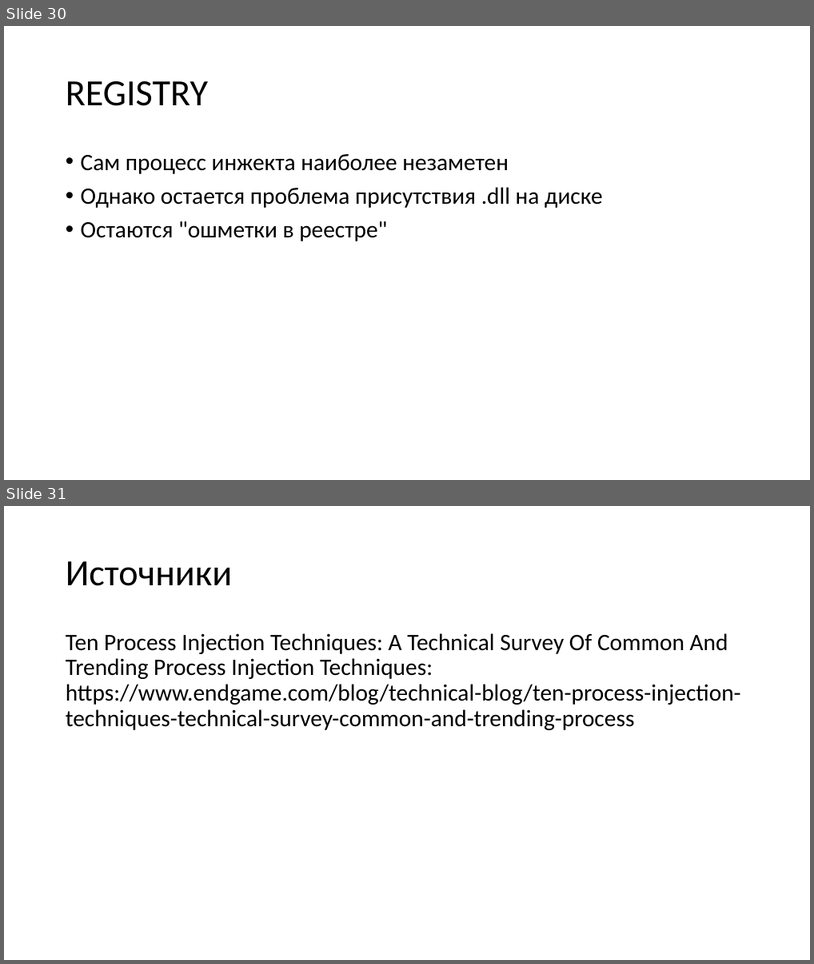
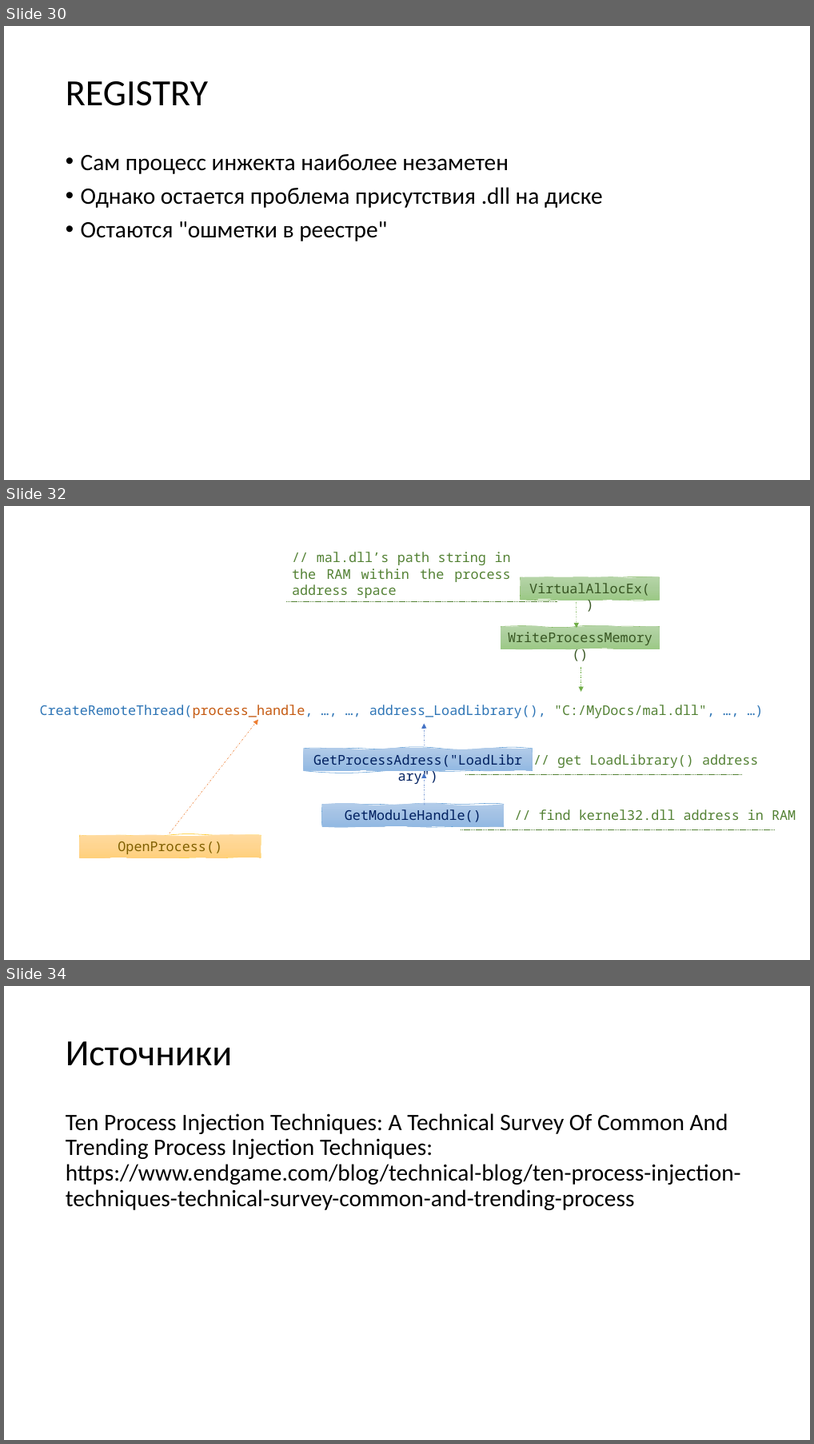
Before and after one commit to ShH01m3s/ShH01m3s.github.io, a slide deck: files/presentations/Injects_p1.pptx. Shown one above the other, each under a label of ours: slides 30 and 31 before the commit, slides 30, 32 and 34 after it; the slides between them are not shown. The pictures are 814x964 and 814x1444 pixels, drawn with LibreOffice and Linux fonts; fonts in the diff are those of the drawing. Boxes give left, top, right and bottom in pixels: in the first picture for what was removed or moved away, otherwise in the second. Text is boxed around its words. In the diff, an @@ line names an element or a change of style, - is before the commit and + after.

```diff
--- a/files/presentations/Injects_p1.pptx
+++ b/files/presentations/Injects_p1.pptx
@@ slide 32 added at [4, 506, 810, 960], background #FFFFFF @@
@@ text added at [292, 552, 511, 598], 16 pt, text #548235 @@
+// mal.dll’s path string in the RAM within the process address space
@@ freeform shape added at [521, 577, 660, 600], fill gradient #B5D5A7 to #AACE9A to #9CC987, outline #70AD47 0.5 pt, 16 pt, text #385723 @@
+VirtualAllocEx()
@@ line added from (286, 601) to (558, 601), #548235 0.5 pt dashed @@
@@ arrow added from (577, 601) to (577, 628), #70AD47 0.5 pt dashed @@
@@ freeform shape added at [502, 626, 660, 648], fill gradient #B5D5A7 to #AACE9A to #9CC987, outline #70AD47 0.5 pt, 16 pt, text #385723 @@
+WriteProcessMemory()
@@ arrow added from (582, 667) to (582, 692), #70AD47 0.5 pt dashed @@
@@ text added at [40, 704, 715, 720], 16 pt, text #2E75B6 @@
+CreateRemoteThread(process_handle, …, …, address_LoadLibrary(), "С:/MyDocs/mal.dll", …, …)
@@ arrow added from (169, 833) to (258, 720), #ED7D31 0.5 pt dashed @@
@@ arrow added from (425, 745) to (425, 723), #4472C4 0.5 pt dashed @@
@@ freeform shape added at [304, 748, 533, 770], fill gradient #B1CBE9 to #A3C1E5 to #93B9E4, outline #5B9BD5 0.5 pt, 16 pt, text #002060 @@
+GetProcessAdress("LoadLibrary")
@@ text added at [558, 754, 758, 768], 16 pt, text #548235 @@
+// get LoadLibrary() address
@@ arrow added from (425, 805) to (425, 772), #4472C4 0.5 pt dashed @@
@@ line added from (466, 774) to (743, 774), #548235 0.5 pt dashed @@
@@ freeform shape added at [323, 804, 504, 827], fill gradient #B1CBE9 to #A3C1E5 to #93B9E4, outline #5B9BD5 0.5 pt, 16 pt, text #002060 @@
+GetModuleHandle()
@@ text added at [539, 809, 796, 820], 16 pt, text #548235 @@
+// find kernel32.dll address in RAM
@@ freeform shape added at [80, 835, 261, 857], fill gradient #FFDB9E to #FFD590 to #FFD07C, outline #FFC000 0.5 pt, 16 pt, text #806000 @@
+OpenProcess()
@@ line added from (461, 830) to (774, 830), #548235 0.5 pt dashed @@
@@ what was slide 31 is now slide 34 @@
```
Also in this commit, not shown: 2 slides changed, 3 other slides added, 1 slide removed, 31 other files.
